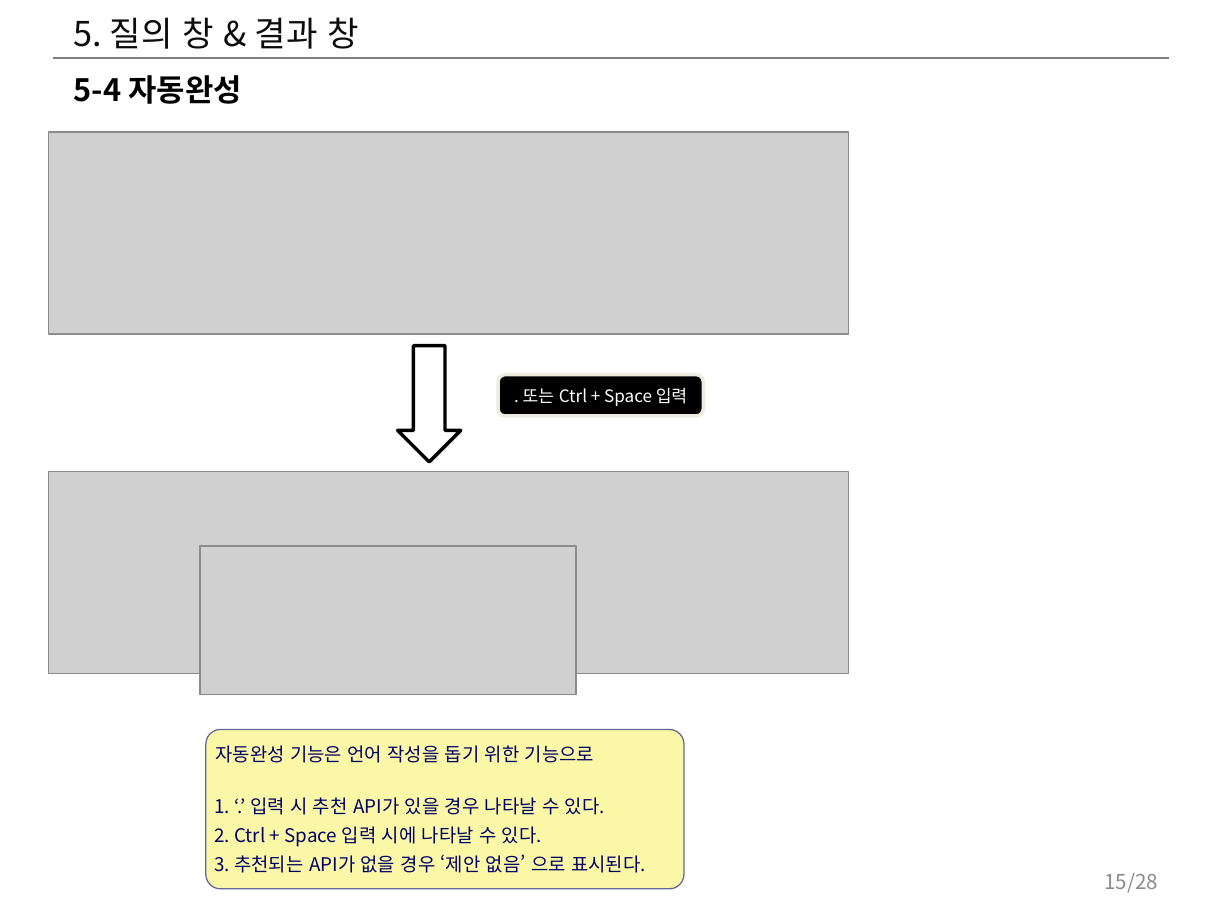
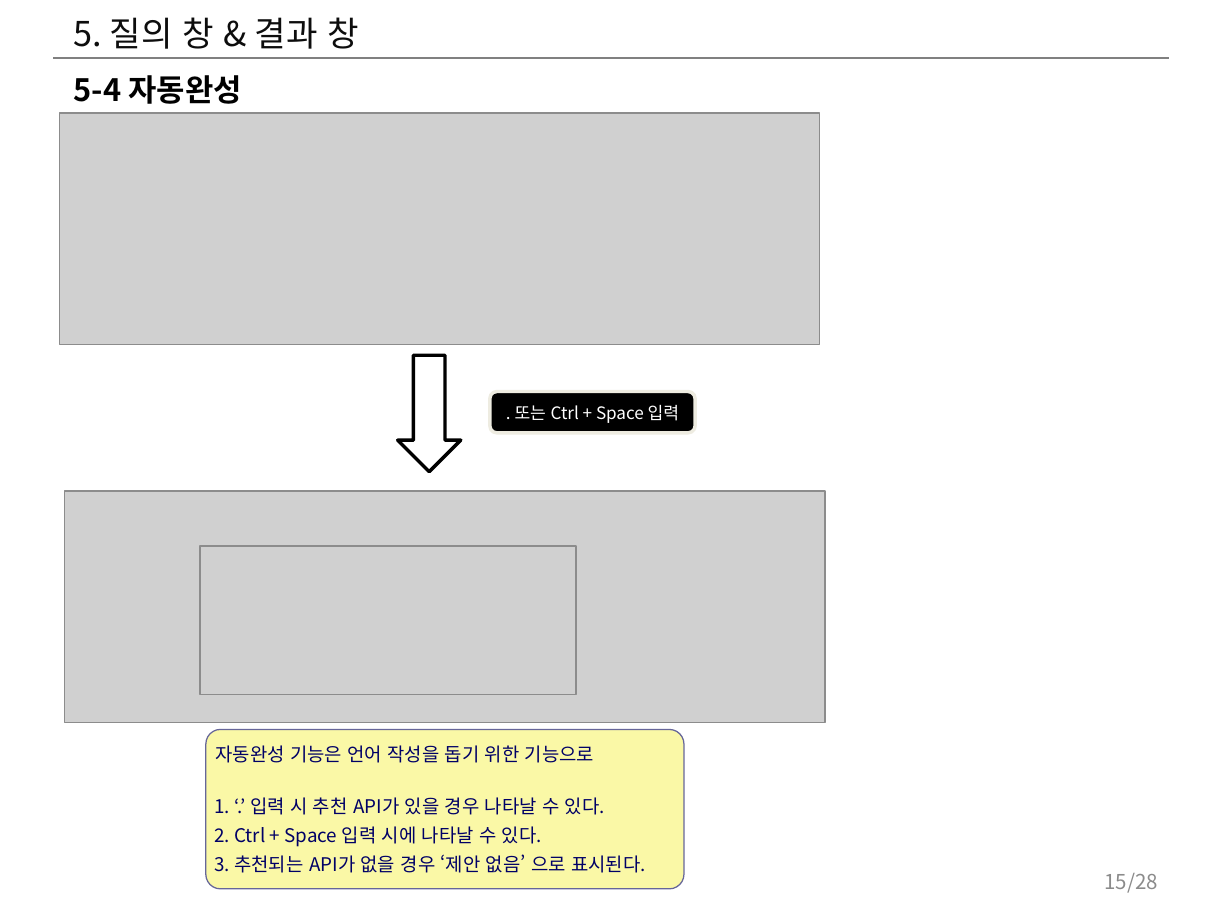
Before and after one commit to hwany7seo/gdbms_document, a slide deck: slide 15 of mockup/시각화도구_UI_UX_기획서.pptx. Drawn at 1232x924 pixels with LibreOffice and Linux fonts; fonts in the diff are those of the drawing; grey boxes stand for pictures. Boxes give left, top, right and bottom in pixels: in the first picture for what was removed or moved away, otherwise in the second. Text is boxed around its words. In the diff, an @@ line names an element or a change of style, - is before the commit and + after.

```diff
--- a/mockup/시각화도구_UI_UX_기획서.pptx
+++ b/mockup/시각화도구_UI_UX_기획서.pptx
@@ picture: place and size @@
-picture at [49,132,849,334]
+picture at [59,113,819,345]
@@ down arrow: place and size @@
-down arrow at [398,346,461,462]
+down arrow at [398,355,461,471]
@@ rounded rectangle ". 또는 Ctrl + Space ...": place and size @@
-rounded rectangle ". 또는 Ctrl + Space ..." at [498,375,703,416]
+rounded rectangle ". 또는 Ctrl + Space ..." at [490,392,696,434]
@@ picture: place and size @@
-picture at [49,472,849,674]
+picture at [65,492,825,723]
```
Also in this commit, not shown: 10 other slides changed, 39 other files.
